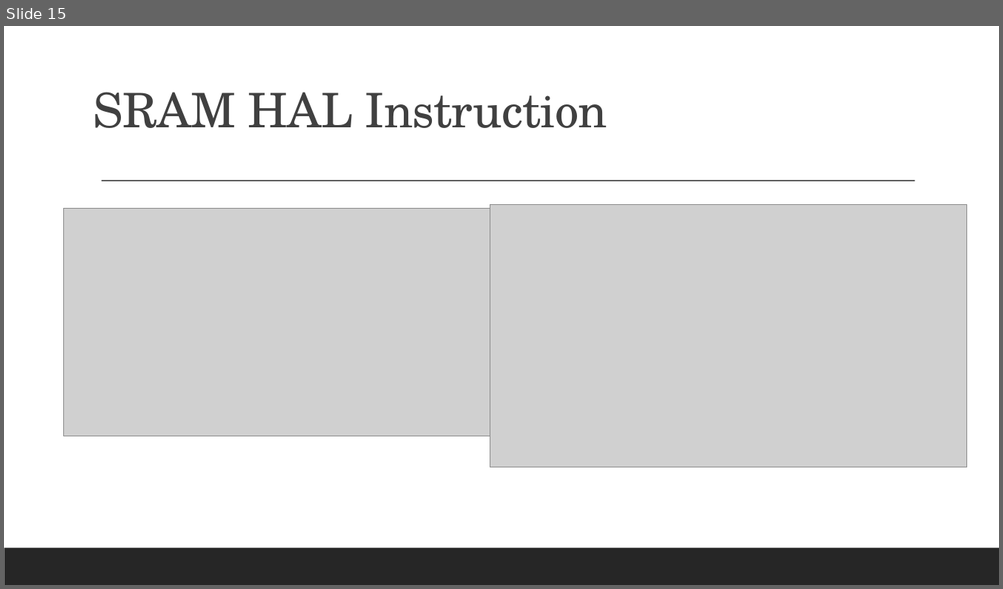
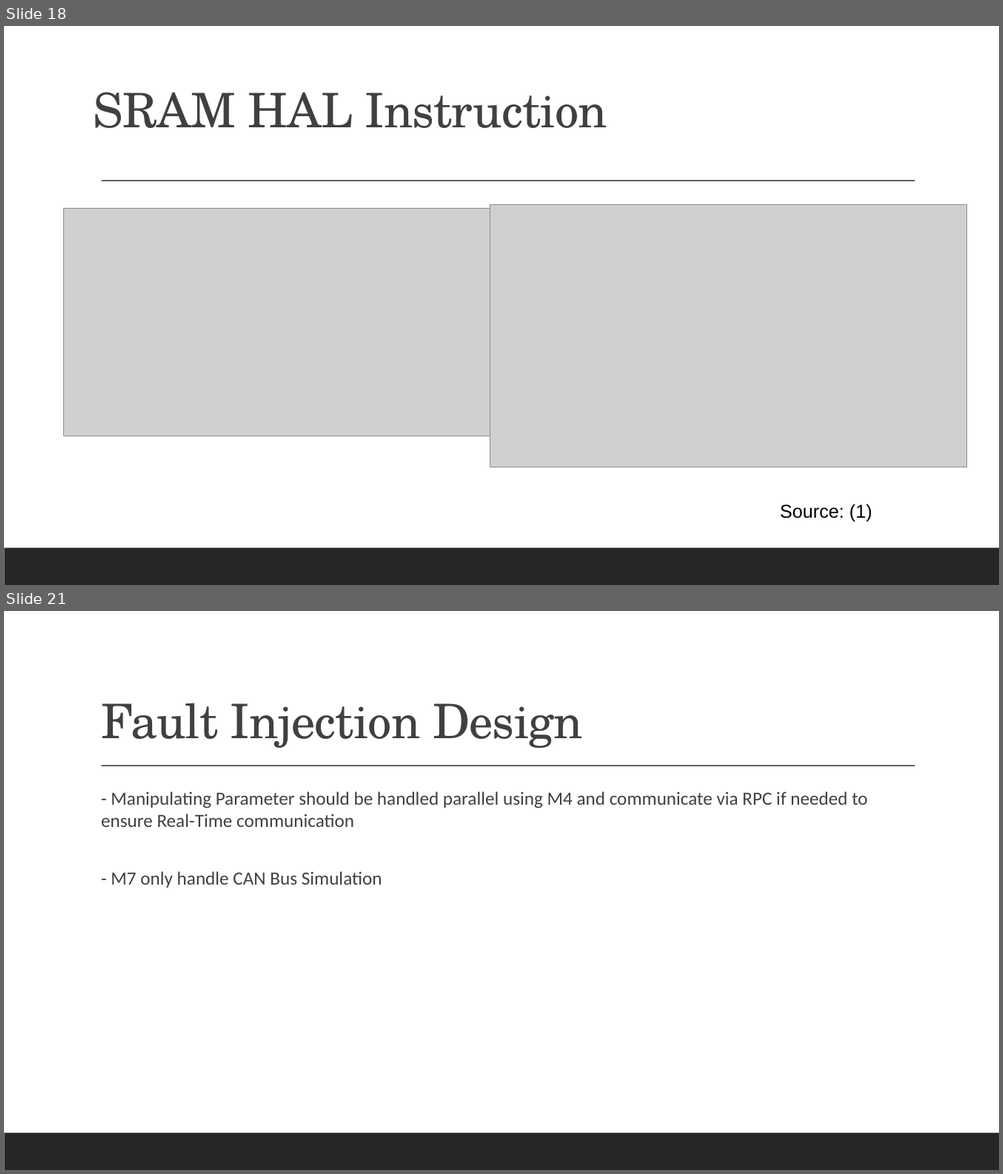
Before and after one commit to meomotminh/CAN-HAL, a slide deck: Thesis Present/PPT/Workshop 3 Presentation.odp. Shown one above the other, each under a label of ours: slide 15 before the commit, slides 18 and 21 after it; the slides between them are not shown. The pictures are 1003x589 and 1003x1174 pixels, drawn with LibreOffice and Linux fonts; fonts in the diff are those of the drawing; grey boxes stand for pictures. Boxes give left, top, right and bottom in pixels: in the first picture for what was removed or moved away, otherwise in the second. Text is boxed around its words. In the diff, an @@ line names an element or a change of style, - is before the commit and + after.

Commit message:
ppt + fault demo

```diff
--- a/Thesis Present/PPT/Workshop 3 Presentation.odp
+++ b/Thesis Present/PPT/Workshop 3 Presentation.odp
@@ slide 21 added at <box>4,611,999,1170</box>, background #FFFFFF; not listed: 2 template elements that a slide beside it also shows @@
@@ title added at <box>101,703,583,748</box>, 46 pt, text #404040 @@
+Fault Injection Design
@@ text added at <box>101,792,867,888</box>, 18 pt, text #404040 @@
+  - Manipulating Parameter should be handled parallel using M4 and communicate via RPC if needed to ensure Real-Time communication
+  - M7 only handle CAN Bus Simulation
@@ what was slide 15 is now slide 18 @@
@@ slide 18 changed as well @@
@@ text added at <box>780,504,872,522</box>, 18 pt, text #000000 @@
+Source: (1)
```
Also in this commit, not shown: 9 other slides changed, 11 other slides added, 14 slides removed, 7 other files.
